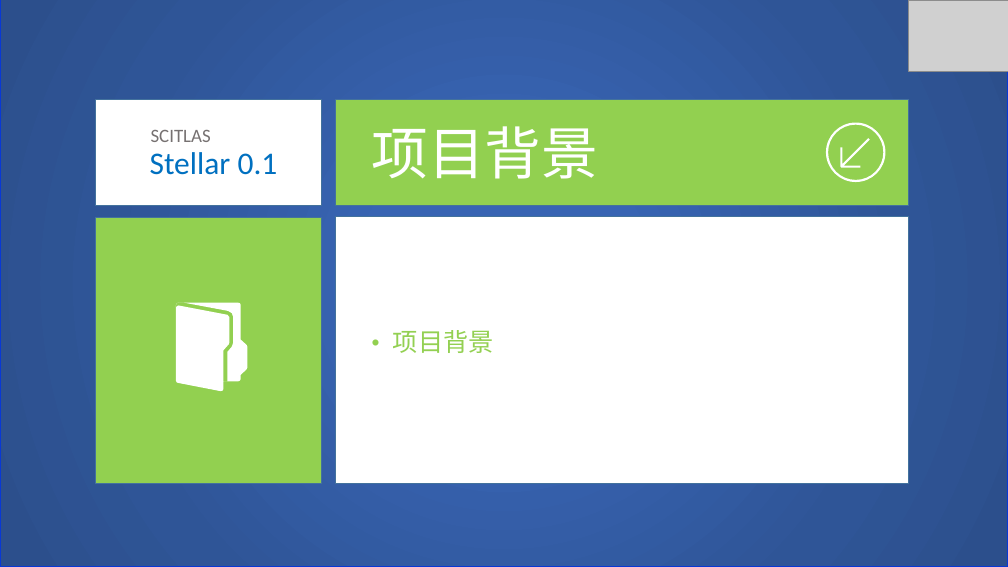
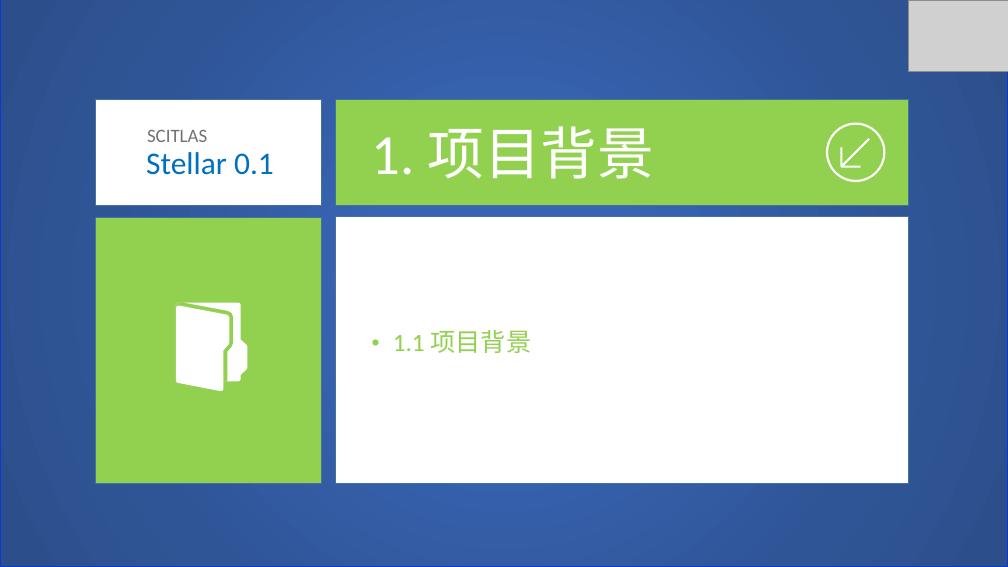
Before and after one commit to SCITLAS/Stellar, a slide deck: slide 5 of Stellar_0.1/documents/design.pptx. Drawn at 1008x567 pixels with LibreOffice and Linux fonts; fonts in the diff are those of the drawing; grey boxes stand for pictures. Boxes give left, top, right and bottom in pixels: in the first picture for what was removed or moved away, otherwise in the second. Text is boxed around its words. In the diff, an @@ line names an element or a change of style, - is before the commit and + after.

```diff
--- a/Stellar_0.1/documents/design.pptx
+++ b/Stellar_0.1/documents/design.pptx
@@ text "SCITLAS": place and size @@
-text "SCITLAS" at (151, 130, 211, 142)
+text "SCITLAS" at (147, 130, 207, 142)
@@ text "Stellar 0.1": place and size @@
-text "Stellar 0.1" at (150, 152, 278, 175)
+text "Stellar 0.1" at (146, 152, 274, 175)
@@ text at (372, 126, 654, 179): text changed @@
-项目背景
+1. 项目背景
@@ text at (393, 330, 531, 353): text changed @@
-• 项目背景
+• 1.1 项目背景
```
Also in this commit, not shown: 5 other slides changed, 5 slides added, 2 other files.
